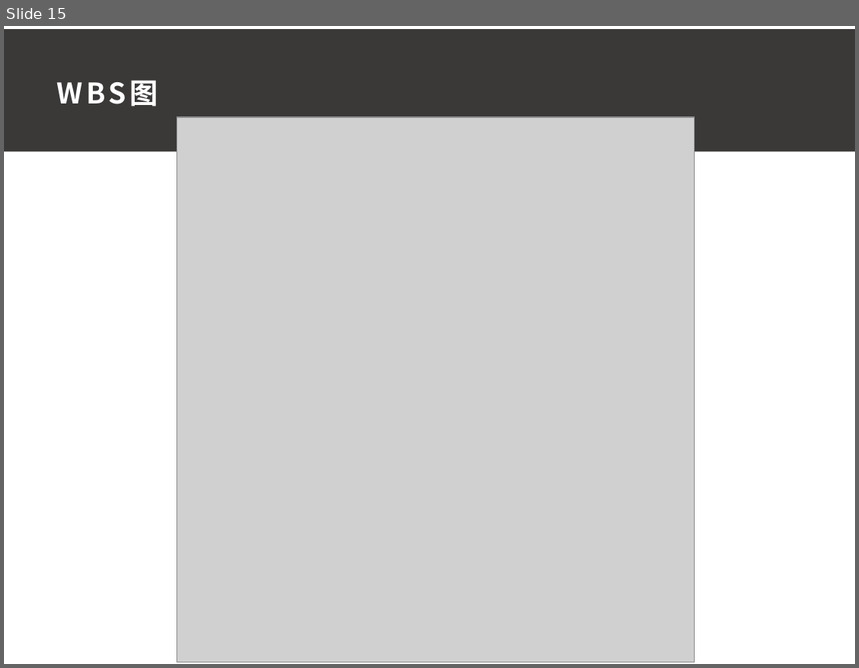
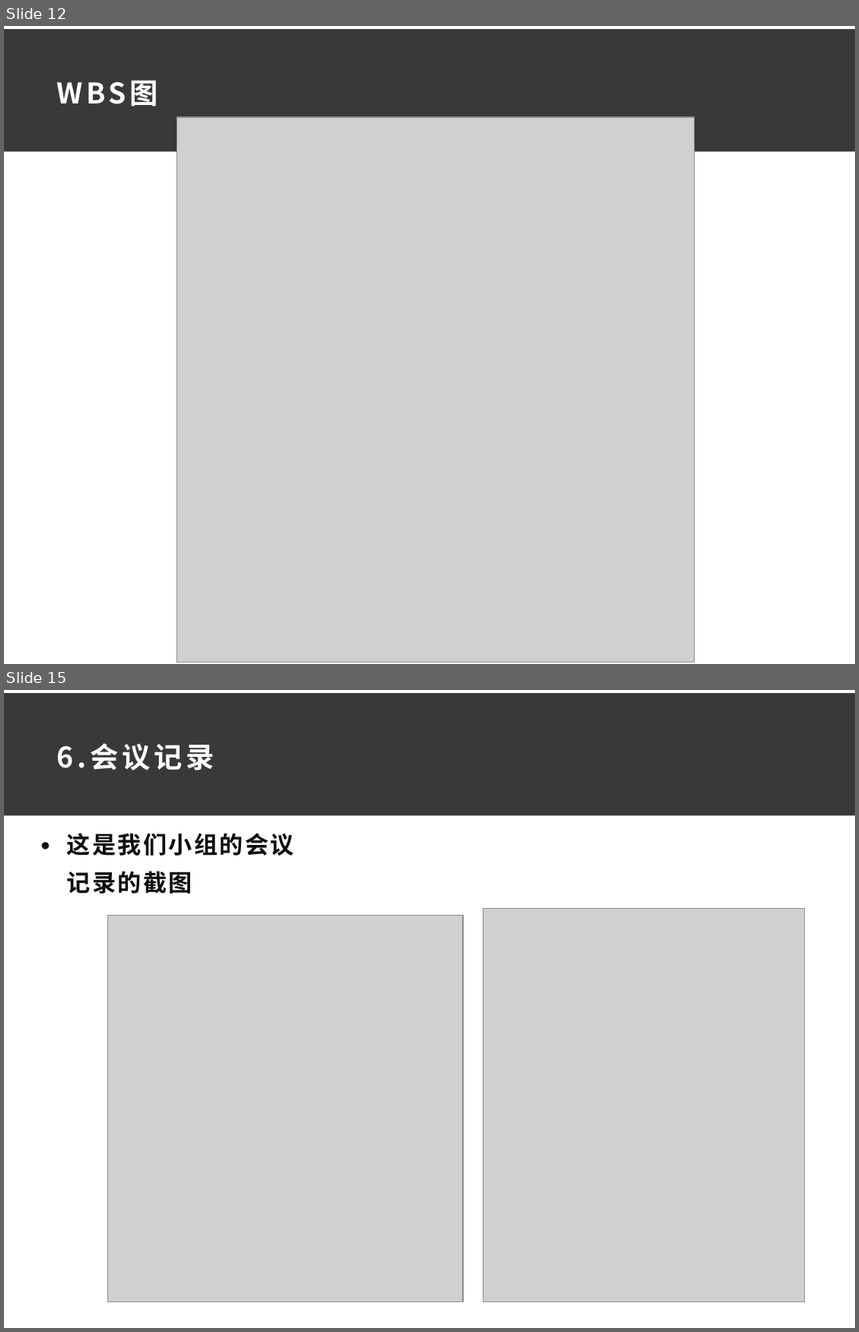
Before and after one commit to ConstanTWT/SE2020-G01, a slide deck: 项目计划书/G01小组项目计划PPT0.1.pptx. Shown one above the other, each under a label of ours: slide 15 before the commit, slides 12 and 15 after it; the slides between them are not shown. The pictures are 859x668 and 859x1332 pixels, drawn with LibreOffice and Linux fonts; fonts in the diff are those of the drawing; grey boxes stand for pictures. Boxes give left, top, right and bottom in pixels: in the first picture for what was removed or moved away, otherwise in the second. Text is boxed around its words. In the diff, an @@ line names an element or a change of style, - is before the commit and + after.

```diff
--- a/项目计划书/G01小组项目计划PPT0.1.pptx
+++ b/项目计划书/G01小组项目计划PPT0.1.pptx
@@ slide 15 added at (4,690,855,1328), background #FFFFFF @@
@@ rectangle added at (4,693,855,816), fill #3B3838 @@
@@ text added at (57,743,214,771), 24 pt, text #FFFFFF, bold @@
+6.会议记录
@@ text added at (67,833,294,894), 20 pt, text #0D0D0D, bold @@
+● 这是我们小组的会议记录的截图
@@ picture added at (108,916,463,1303) @@
@@ picture added at (484,909,805,1303) @@
@@ what was slide 15 is now slide 12 @@
```
Also in this commit, not shown: 6 slides changed, 4 other slides added, 4 slides removed, 2 other files.
